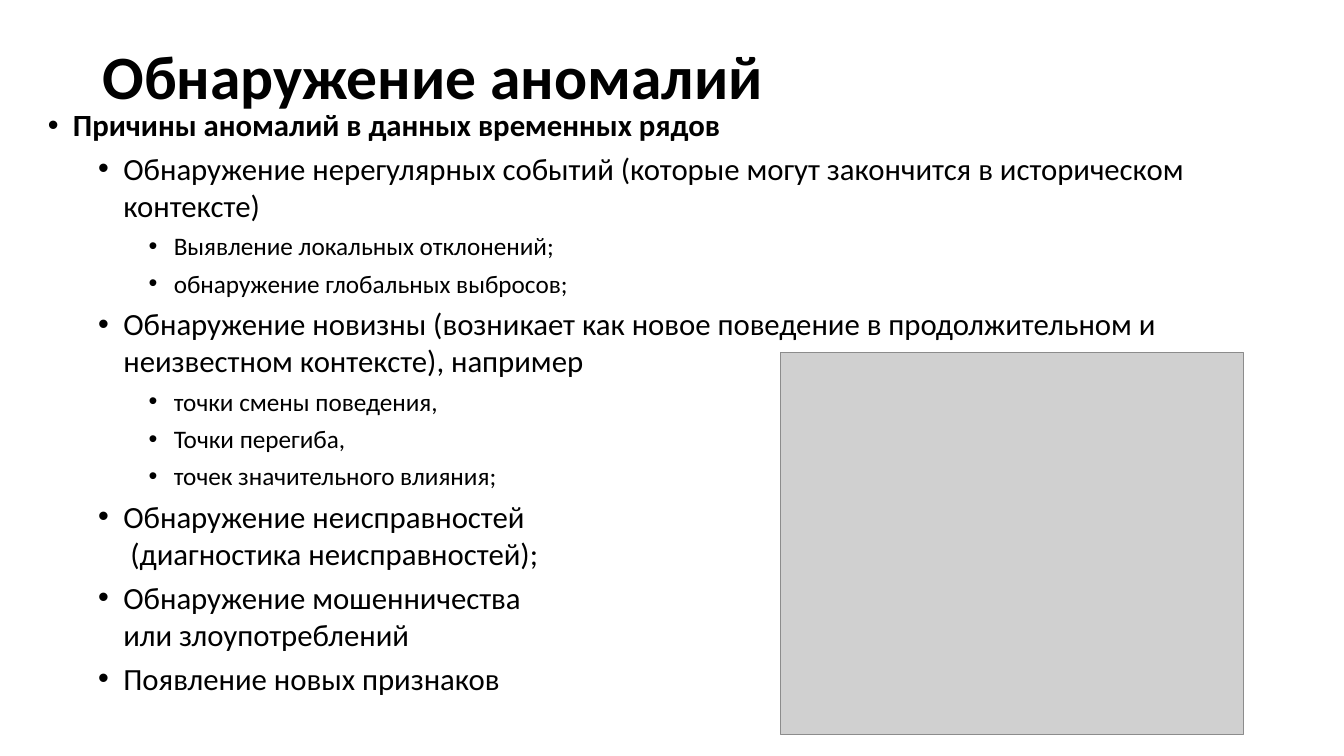
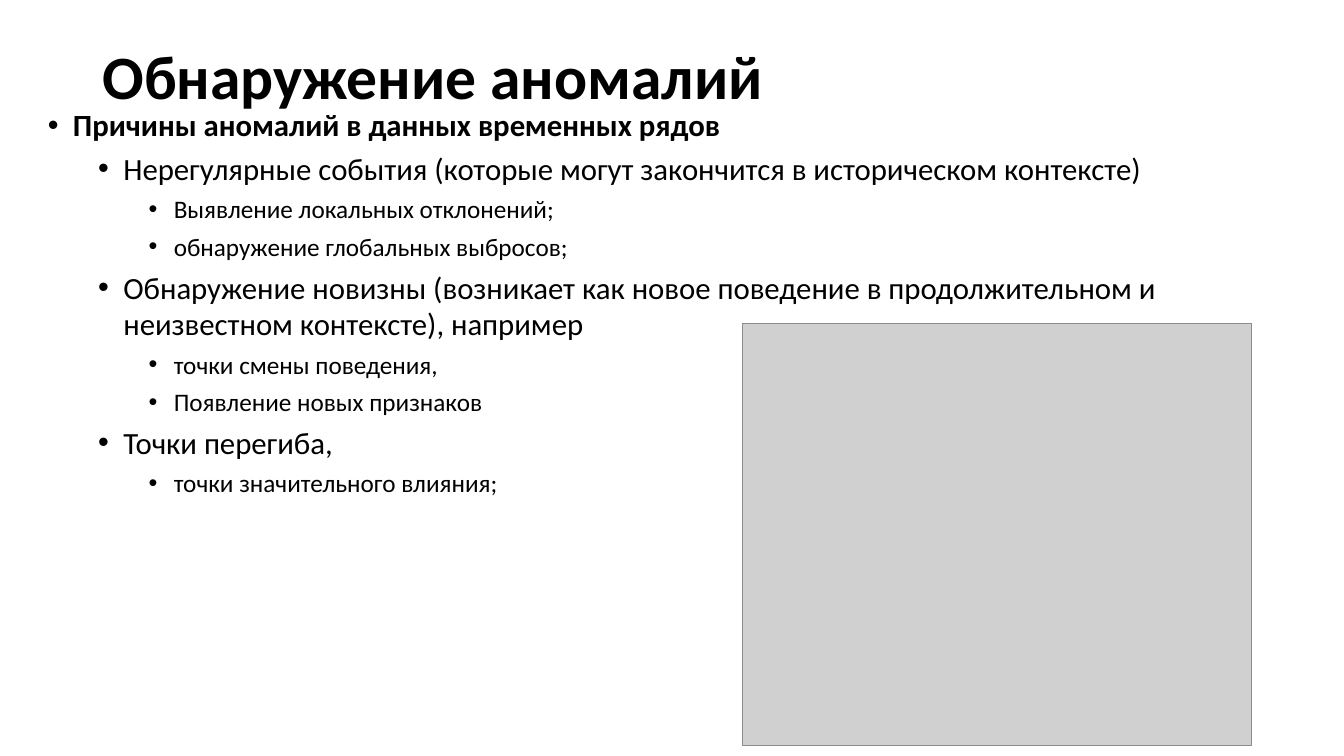
Before and after one commit to MVRonkin/TimeSeriesCourse, a slide deck: slide 6 of 2025/LEC/06-2 Обнаружение аномалий.pptx (slide 4 before the commit). Drawn at 1344x756 pixels with LibreOffice and Linux fonts; fonts in the diff are those of the drawing; grey boxes stand for pictures. Boxes give left, top, right and bottom in pixels: in the first picture for what was removed or moved away, otherwise in the second. Text is boxed around its words. In the diff, an @@ line names an element or a change of style, - is before the commit and + after.

```diff
--- a/2025/LEC/06-2 Обнаружение аномалий.pptx
+++ b/2025/LEC/06-2 Обнаружение аномалий.pptx
@@ text at (123,157,1141,185): text changed @@
-  • Обнаружение нерегулярных событий (которые могут закончится в историческом контексте)
+  • Нерегулярные события (которые могут закончится в историческом контексте)
@@ picture: place and size @@
-picture at (781,353,1244,736)
+picture at (742,324,1251,745)
@@ text at (174,394,482,415): paragraph added @@
+    • Появление новых признаков
@@ text at (123,433,333,459): size 18 to 22 pt in "Точки перегиба,"; list level 3 to 2 in "Точки перегиба," @@
@@ text at (174,479,497,495): text changed; size 22 to 18 pt @@
-    • точек значительного влияния;
-  • Обнаружение неисправностей
-    (диагностика неисправностей);
-  • Обнаружение мошенничества
-    или злоупотреблений
-  • Появление новых признаков
+    • точки значительного влияния;
```
Also in this commit, not shown: 11 other slides changed, 3 slides added.
